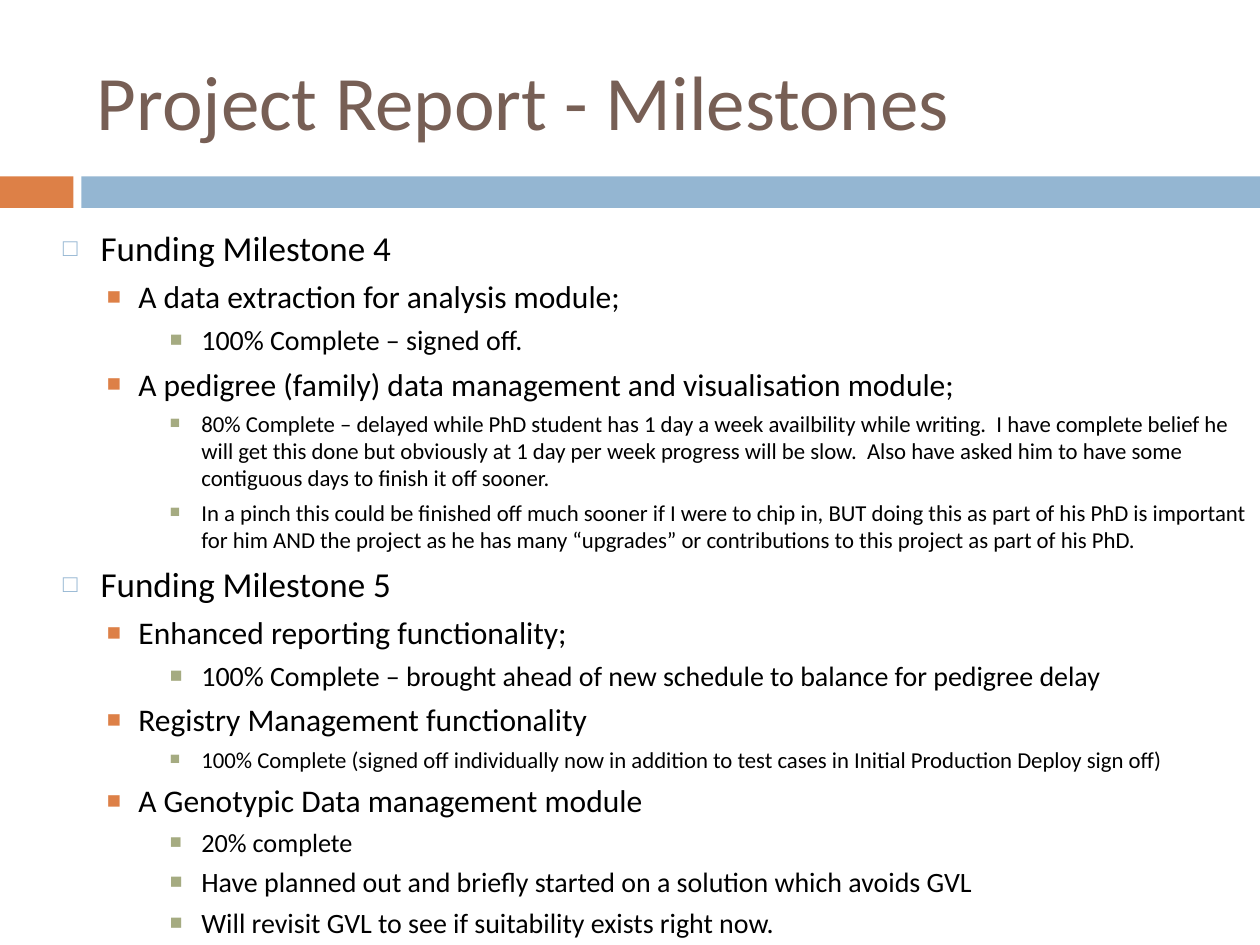
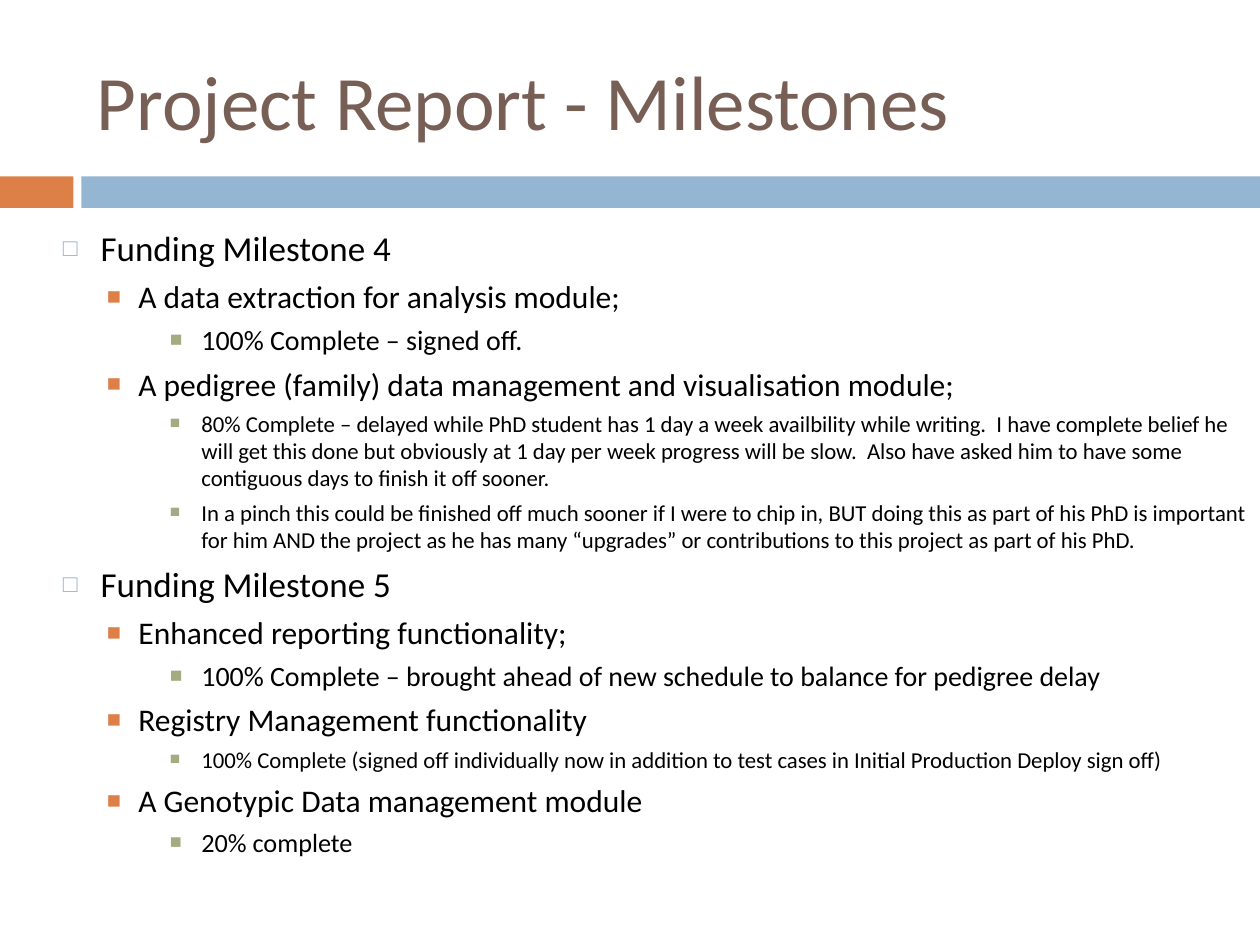
Before and after one commit to tranaweera/ark-informatics, a slide deck: slide 5 of ARK/trunk/usefulTools/TestFilesAndDocuments/steering committee/NeCTAR/Steering Committee Meetings/Steering Committee Meeting June_2013.pptx. Drawn at 1260x945 pixels with LibreOffice and Linux fonts; fonts in the diff are those of the drawing. Boxes give left, top, right and bottom in pixels: in the first picture for what was removed or moved away, otherwise in the second. Text is boxed around its words. In the diff, an @@ line names an element or a change of style, - is before the commit and + after.

```diff
--- a/ARK/trunk/usefulTools/TestFilesAndDocuments/steering committee/NeCTAR/Steering Committee Meetings/Steering Committee Meeting June_2013.pptx
+++ b/ARK/trunk/usefulTools/TestFilesAndDocuments/steering committee/NeCTAR/Steering Committee Meetings/Steering Committee Meeting June_2013.pptx
@@ text at <box>201,872,972,938</box>: paragraphs removed @@
-      ■ Have planned out and briefly started on a solution which avoids GVL
-      ■ Will revisit GVL to see if suitability exists right now.
```
Also in this commit, not shown: 2 other slides changed.
